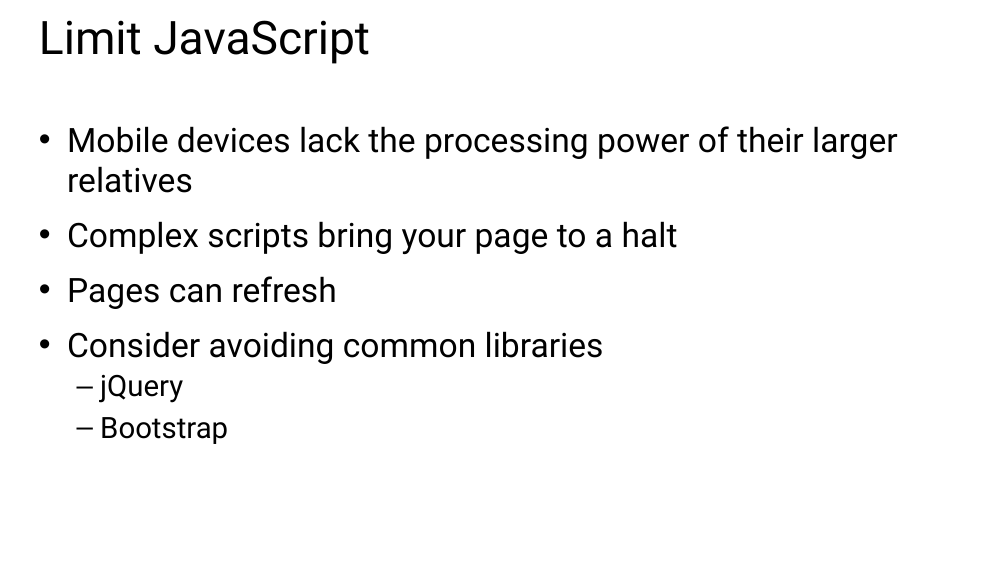
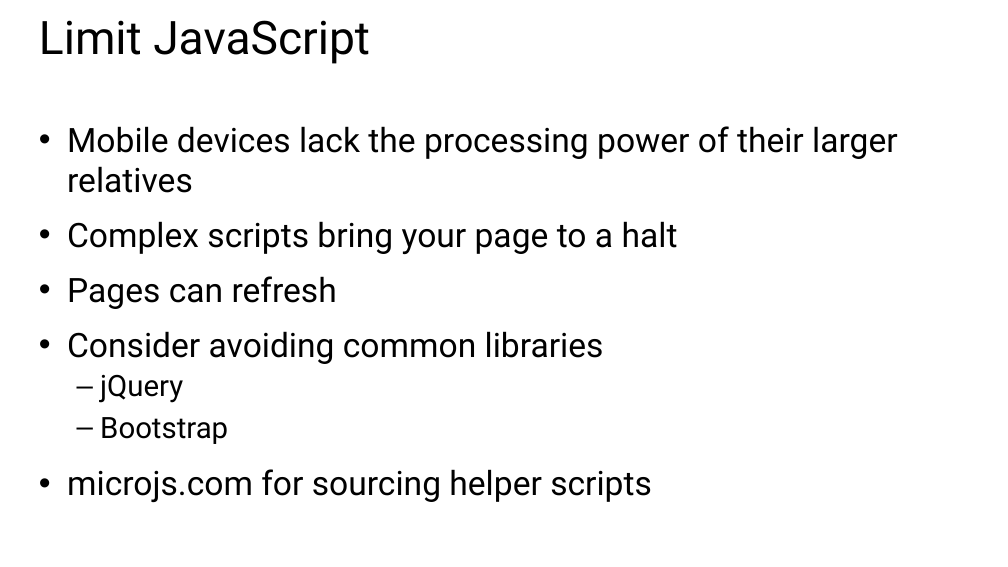
Before and after one commit to CharaD7/FrayedKnot, a slide deck: slide 23 of Slides/M1 Designing.pptx (slide 21 before the commit). Drawn at 1008x567 pixels with LibreOffice and Linux fonts; fonts in the diff are those of the drawing. Boxes give left, top, right and bottom in pixels: in the first picture for what was removed or moved away, otherwise in the second. Text is boxed around its words. In the diff, an @@ line names an element or a change of style, - is before the commit and + after.

```diff
--- a/Slides/M1 Designing.pptx
+++ b/Slides/M1 Designing.pptx
@@ text at (x1=67, y1=469, x2=652, y2=502): paragraph added @@
+• microjs.com for sourcing helper scripts
```
Also in this commit, not shown: 3 other slides changed, 2 slides added, 1 other file.
